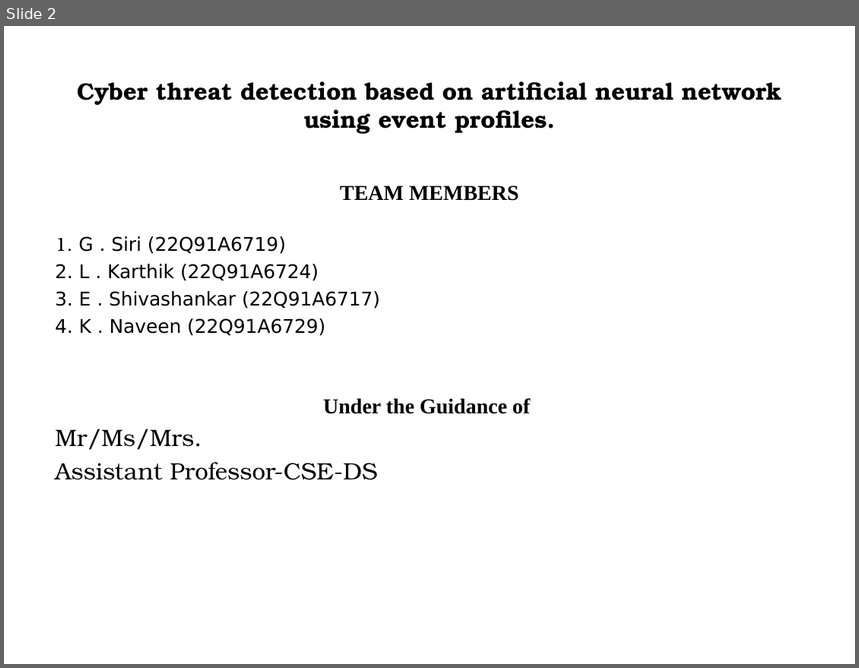
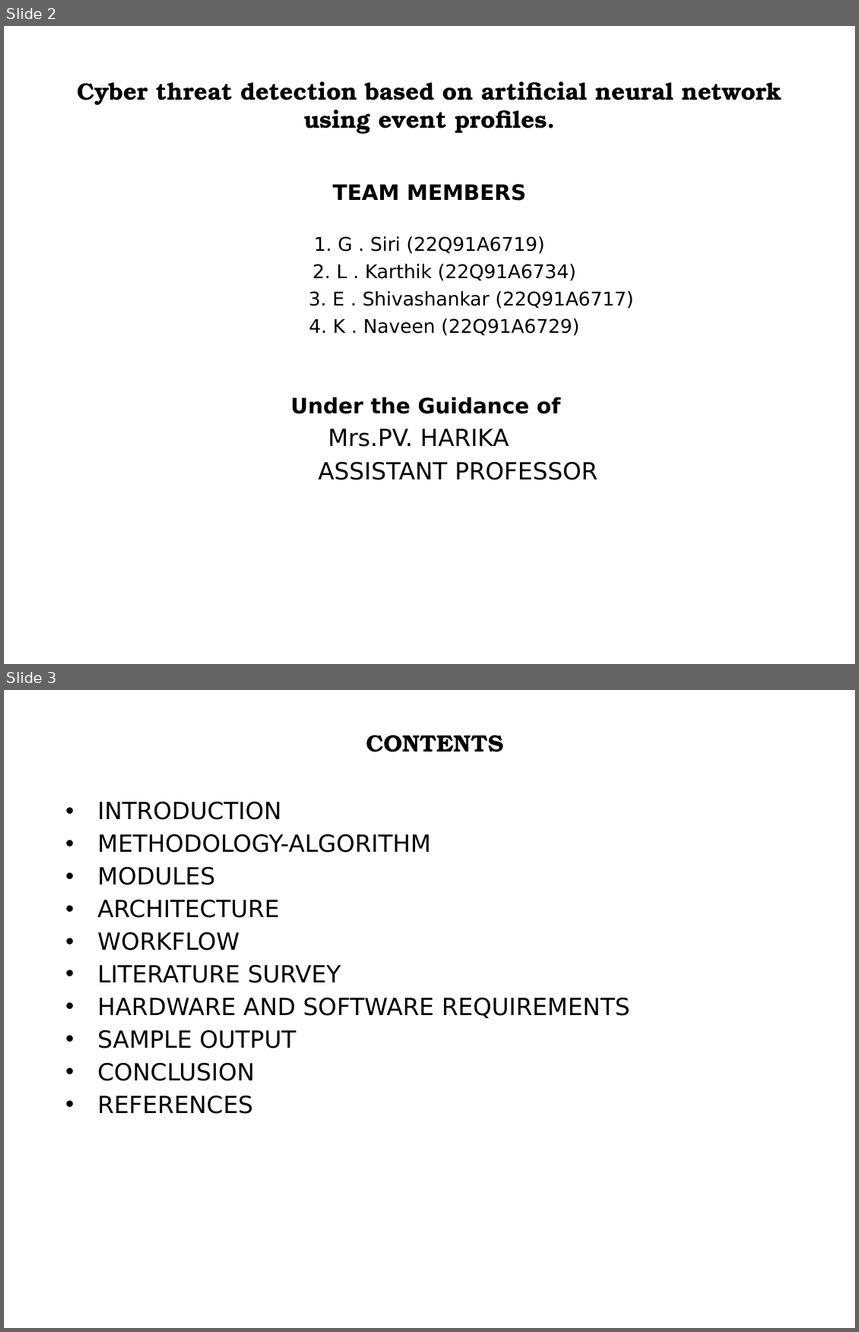
Before and after one commit to shivashankarenagandula/Cyber-threat-detection-based-on-artificial-neural-network-using-event-profiles, a slide deck: BATCH_14_RTR_CSD-A.pptx. Shown one above the other, each under a label of ours: slide 2 before the commit, slides 2 and 3 after it. The pictures are 859x668 and 859x1332 pixels, drawn with LibreOffice and Linux fonts; fonts in the diff are those of the drawing. Boxes give left, top, right and bottom in pixels: in the first picture for what was removed or moved away, otherwise in the second. Text is boxed around its words. In the diff, an @@ line names an element or a change of style, - is before the commit and + after.

```diff
--- a/BATCH_14_RTR_CSD-A.pptx
+++ b/BATCH_14_RTR_CSD-A.pptx
@@ slide 3 added at <box>4,690,855,1328</box>, background #FFFFFF @@
@@ text added at <box>97,735,630,1114</box>, 20 pt, text #000000 @@
+CONTENTS
+• INTRODUCTION
+• METHODOLOGY-ALGORITHM
+• MODULES
+• ARCHITECTURE
+• WORKFLOW
+• LITERATURE SURVEY
+• HARDWARE AND SOFTWARE REQUIREMENTS
+• SAMPLE OUTPUT
+• CONCLUSION
+• REFERENCES
@@ slide 2 changed as well @@
@@ text at <box>291,184,634,414</box>: font Times New Roman to DejaVu Sans in "TEAM MEMBERS", "Under the Guidance of"; font TeX Gyre Bonum to DejaVu Sans in "1."; alignment left to centre @@
@@ text at <box>313,264,576,281</box>: text changed @@
-2. L . Karthik (22Q91A6724)
+2. L . Karthik (22Q91A6734)
@@ text at <box>318,429,598,480</box>: text changed; font TeX Gyre Bonum to DejaVu Sans @@
-Mr/Ms/Mrs.
-Assistant Professor-CSE-DS
+Mrs.PV. HARIKA
+ASSISTANT PROFESSOR
```
Also in this commit, not shown: 12 other slides changed, 2 other slides added, 1 slide removed.
